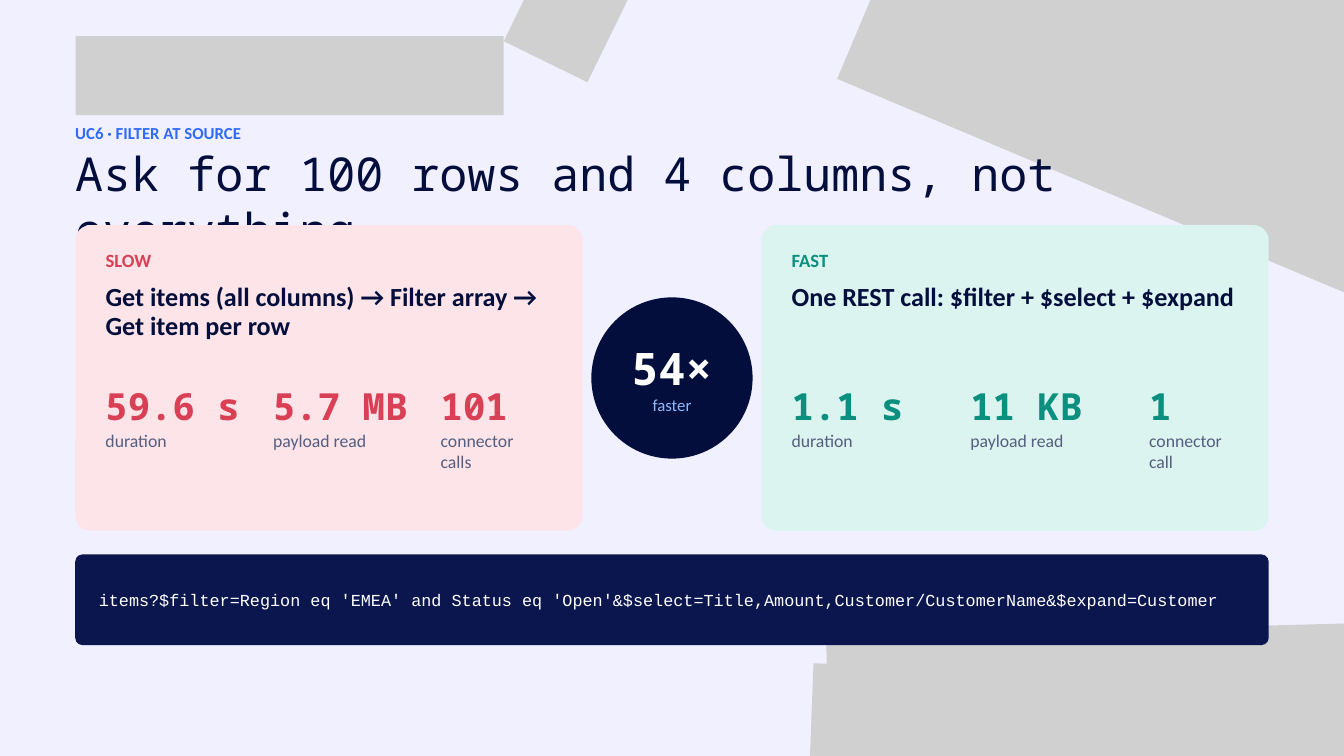
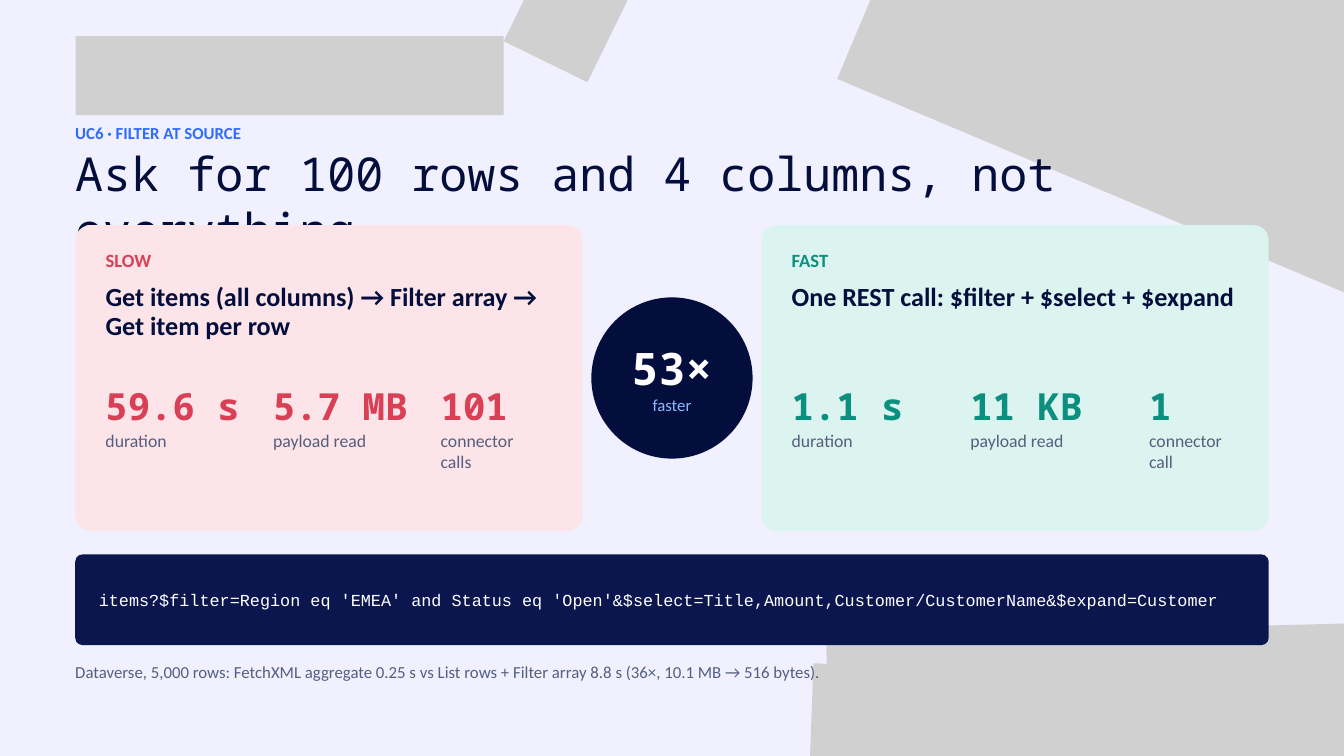
Before and after one commit to david-lorenzo88/power-automate-optimization-techniques, a slide deck: slide 17 of deck/From-Hours-to-Seconds-ExpertsLive.pptx. Drawn at 1344x756 pixels with LibreOffice and Linux fonts; fonts in the diff are those of the drawing; grey boxes stand for pictures. Boxes give left, top, right and bottom in pixels: in the first picture for what was removed or moved away, otherwise in the second. Text is boxed around its words. In the diff, an @@ line names an element or a change of style, - is before the commit and + after.

```diff
--- a/deck/From-Hours-to-Seconds-ExpertsLive.pptx
+++ b/deck/From-Hours-to-Seconds-ExpertsLive.pptx
@@ text in ellipse at bbox=[632, 352, 713, 386]: text changed @@
-54×
+53×
@@ text added at bbox=[75, 665, 819, 683], 18 pt, text #555E80 @@
+Dataverse, 5,000 rows: FetchXML aggregate 0.25 s vs List rows + Filter array 8.8 s (36×, 10.1 MB → 516 bytes).
```
Also in this commit, not shown: 2 other slides changed, 50 other files.
